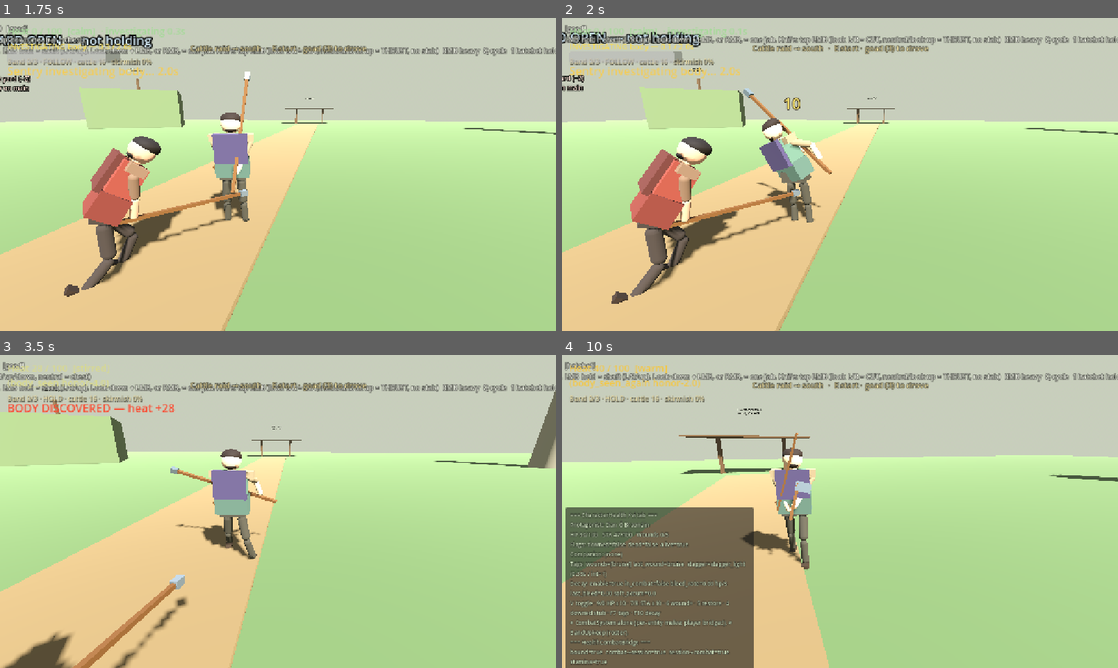
Above: before the commit, frames 1-4 (two rows, left to right).
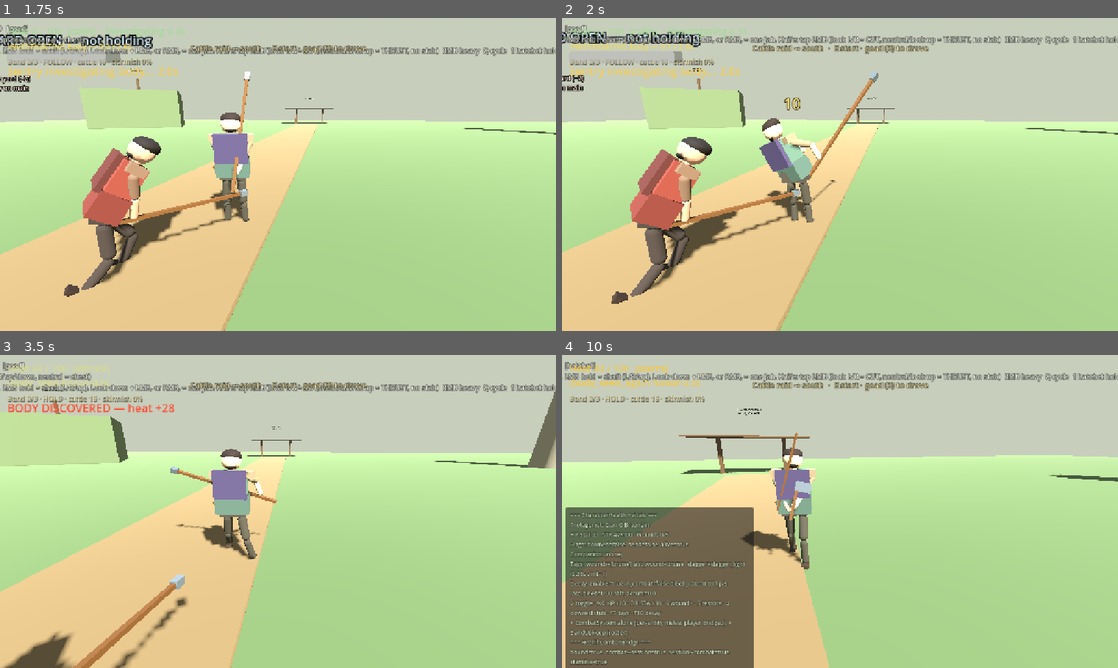
Above: after the commit, the same moments.

Repository: fortins4/devPlayground
Game: Godot game, scene res://scenes/main/main.tscn
The game is run twice, just before and just after one commit, with the same random seed, the same clock (stepped at 60 frames per second) and the same inputs.
Inputs (mouse positions are in pixels of both pictures, inside the frame that each line leads up to):
- Up to frame 1 (1.75 s): tap Enter at 0.5 s; move the mouse to (305, 174) at 0.52 s; hold Shift (sprint) 0.53-1.28 s; hold W (move_forward) from 0.53 s (still down); click (305, 174) at 0.67 s; tap Space (jump) at 0.77, 1.52 s; move the mouse to (250, 174) at 1.27 s; right-click (250, 174) at 1.35 s; tap Shift (sprint) at 1.55 s
- Up to frame 2 (2 s): keep holding W (move_forward)
- Up to frame 3 (3.5 s): keep holding W (move_forward); move the mouse to (289, 505) at 2.02 s; press the mouse at (289, 505) at 2.03 s; tap Shift (sprint) at 2.3, 3.05 s; move the mouse to (272, 517) at 2.77 s; release the mouse at (272, 517) at 2.78 s; tap H (band_toggle) at 2.85 s; click (272, 517) at 2.92 s; tap Space (jump) at 3.02 s
- Up to frame 4 (10 s): move the mouse to (878, 514) at 3.52 s; hold Ctrl (crouch) 3.53-4.28 s; tap Space (jump) at 3.77, 4.52, 6.02, 6.77, 7.52, 9.02, 9.77 s; tap Shift (sprint) at 3.8, 4.55, 5.3, 5.85, 6.8, 7.55, 8.3, 9.05 s; move the mouse to (795, 508) at 4.27 s; tap Q (cycle_weapon) at 4.35 s; move the mouse to (845, 511) at 5.02 s; hold E (interact) 5.03-5.78 s; click (845, 511) at 5.17 s; move the mouse to (817, 505) at 5.77 s; release W (move_forward) at 5.78 s; hold D (move_right) 5.78-6.53 s; move the mouse to (867, 511) at 6.52 s; hold 3 (weapon_goad) 6.53-7.28 s; hold W (move_forward) 6.53-8.78 s; move the mouse to (812, 511) at 7.27 s; tap 1 (weapon_hatchet) at 7.35 s; click (812, 511) at 7.42 s; move the mouse to (851, 505) at 8.02 s; hold 2 (weapon_knife) 8.03-8.78 s; move the mouse to (834, 517) at 8.77 s; hold A (move_left) 8.78-9.53 s; tap Delete at 8.85 s; move the mouse to (878, 514) at 9.52 s; hold W (move_forward) from 9.53 s (still down); hold Shift (sprint) from 9.53 s (still down); tap V at 9.6 s; click (878, 514) at 9.67 s

Frame 1 is identical in both runs. In frame 2, 0.6% of the frame differs, in the area x 32-57%, y 17-61%; in frame 3, less than 0.1%; in frame 4, less than 0.1%.

Commit message:
feat(combat): keep the goad flinch off the face
The short hurt recoil was carrying the shaft across the face. Aim the held flinch up to his right, and turn the blend out that way so the stick stays off the face on the way in and back. The ready pose is unchanged.

Diff:
--- a/scripts/characters/player/player_controller.gd
+++ b/scripts/characters/player/player_controller.gd
@@ -1062,10 +1062,21 @@
 	_hurt_reacting = true
 	_tool_pose_active = true
 	_arm_tween = create_tween()
-	_arm_tween.tween_method(_lerp_tool_pose.bind(start_pose, pose_hurt), 0.0, 1.0, HURT_FLINCH_IN_SEC).set_trans(Tween.TRANS_QUAD).set_ease(Tween.EASE_OUT)
+	_arm_tween.tween_method(_blend_hurt_flinch.bind(start_pose, pose_hurt, false), 0.0, 1.0, HURT_FLINCH_IN_SEC).set_trans(Tween.TRANS_QUAD).set_ease(Tween.EASE_OUT)
 	_arm_tween.tween_interval(HURT_FLINCH_HOLD_SEC)
-	_arm_tween.tween_method(_slerp_tool_pose.bind(pose_hurt, pose_idle), 0.0, 1.0, HURT_FLINCH_OUT_SEC).set_trans(Tween.TRANS_SINE).set_ease(Tween.EASE_IN_OUT)
+	_arm_tween.tween_method(_blend_hurt_flinch.bind(pose_hurt, pose_idle, true), 0.0, 1.0, HURT_FLINCH_OUT_SEC).set_trans(Tween.TRANS_SINE).set_ease(Tween.EASE_IN_OUT)
 	_arm_tween.tween_callback(_finish_hurt_flinch)
+
+
+func _blend_hurt_flinch(t: float, from_pose: Dictionary, to_pose: Dictionary, use_slerp: bool) -> void:
+	## Goad only: the short arc stays off the face. Other weapons keep the plain blend.
+	if combat and combat.current_weapon == CombatSystem.Weapon.GOAD:
+		_apply_tool_pose(ToolStrikePoses.tool_goad_flinch_blend(from_pose, to_pose, t, use_slerp))
+		return
+	if use_slerp:
+		_slerp_tool_pose(t, from_pose, to_pose)
+	else:
+		_lerp_tool_pose(t, from_pose, to_pose)
 
 
 func _finish_hurt_flinch() -> void:
--- a/systems/combat/tool_strike_poses.gd
+++ b/systems/combat/tool_strike_poses.gd
@@ -209,7 +209,8 @@
 
 
 ## Short hit flinch. Torso, head, and both arms recoil. The stick stays in
-## the right hand. Knees soften and the soles stay down. Not a knockdown.
+## the right hand and, for the goad, rises off to his right, clear of the face.
+## Knees soften and the soles stay down. Not a knockdown.
 static func tool_hurt_flinch_pose(weapon: int) -> Dictionary:
 	var pose := _deg_pose(_pack(
 		Vector3(2, -14, 4), Vector3(14, -24, 16), Vector3(10, -26, 12),
@@ -217,7 +218,7 @@
 		Vector3(58, -12, 16), Vector3(-54, 0, 0),
 		Vector3(4, 0, -2), Vector3(-8, 0, 0),
 		Vector3(5, 0, 2), Vector3(-10, 0, 0),
-		Vector3(8, -24, 48)
+		Vector3(20, 50, -30)
 	))
 	if weapon == 2:
 		pose["root_drop"] = 0.04
@@ -226,6 +227,29 @@
 		pose["weapon"] = idle_w + Vector3(deg_to_rad(-14.0), deg_to_rad(12.0), deg_to_rad(10.0))
 	else:
 		pose.erase("weapon")
+	return pose
+
+
+## Short blend into and out of the goad flinch.
+## A plain lerp swings the shaft across the face. A mid-blend turn
+## holds it out to his right. Weight is zero at both ends, so the
+## flinch pose and the ready pose stay put. Not the settle blend.
+static func tool_goad_flinch_blend(from_pose: Dictionary, to_pose: Dictionary, t: float, use_slerp: bool) -> Dictionary:
+	var pose := {}
+	for k in to_pose.keys():
+		if String(k) == "root_drop" or String(k) == "grip_slide":
+			pose[k] = lerpf(float(from_pose.get(k, 0.0)), float(to_pose[k]), t)
+			continue
+		var a: Vector3 = from_pose.get(k, Vector3.ZERO)
+		var b: Vector3 = to_pose[k]
+		if use_slerp:
+			pose[k] = Quaternion.from_euler(a).slerp(Quaternion.from_euler(b), t).get_euler()
+		else:
+			pose[k] = a.lerp(b, t)
+	var gate := sin(clampf(t, 0.0, 1.0) * PI)
+	if gate < 0.001 or not pose.has("weapon"):
+		return pose
+	pose["weapon"] = (pose["weapon"] as Vector3) + Vector3(deg_to_rad(-40.0), deg_to_rad(-60.0), deg_to_rad(-40.0)) * gate
 	return pose
 
 
--- /dev/null
+++ b/tools/capture_goad_flinch_clear_screenshots.gd
@@ -0,0 +1,181 @@
+extends SceneTree
+## One landed hit, then the ready pose. xvfb + x11/opengl3.
+## Do not run bare --headless (SubViewport stays blank).
+
+const ToolStrikePoses := preload("res://systems/combat/tool_strike_poses.gd")
+const _Loco := preload("res://scripts/characters/shared/kerne_locomotion.gd")
+
+
+func _initialize() -> void:
+	_run_capture()
+
+
+func _run_capture() -> void:
+	var out_dir := "/workspace/riocht-builds/screenshots/goad-flinch-clear"
+	DirAccess.make_dir_recursive_absolute(out_dir)
+
+	var vp := SubViewport.new()
+	vp.size = Vector2i(1280, 720)
+	vp.render_target_update_mode = SubViewport.UPDATE_ALWAYS
+	vp.transparent_bg = false
+	root.add_child(vp)
+
+	var world := Node3D.new()
+	world.name = "GoadHurtReact"
+	vp.add_child(world)
+
+	var env := WorldEnvironment.new()
+	var environment := Environment.new()
+	environment.background_mode = Environment.BG_COLOR
+	environment.background_color = Color(0.45, 0.55, 0.62)
+	environment.ambient_light_source = Environment.AMBIENT_SOURCE_COLOR
+	environment.ambient_light_color = Color(0.93, 0.93, 0.96)
+	environment.ambient_light_energy = 1.15
+	env.environment = environment
+	world.add_child(env)
+
+	var light := DirectionalLight3D.new()
+	light.light_energy = 1.35
+	light.rotation_degrees = Vector3(-48.0, 36.0, 0.0)
+	world.add_child(light)
+	var fill := DirectionalLight3D.new()
+	fill.light_energy = 0.5
+	fill.rotation_degrees = Vector3(-16.0, -100.0, 0.0)
+	world.add_child(fill)
+
+	var ground := MeshInstance3D.new()
+	var plane := PlaneMesh.new()
+	plane.size = Vector2(24, 24)
+	ground.mesh = plane
+	var gmat := StandardMaterial3D.new()
+	gmat.albedo_color = Color(0.28, 0.36, 0.24)
+	ground.material_override = gmat
+	world.add_child(ground)
+
+	var floor_body := StaticBody3D.new()
+	var floor_shape := CollisionShape3D.new()
+	var box := BoxShape3D.new()
+	box.size = Vector3(24, 0.4, 24)
+	floor_shape.shape = box
+	floor_shape.position = Vector3(0, -0.2, 0)
+	floor_body.add_child(floor_shape)
+	world.add_child(floor_body)
+
+	var player_packed := load("res://scenes/characters/player/player.tscn") as PackedScene
+	var player := player_packed.instantiate() as CharacterBody3D
+	world.add_child(player)
+	player.global_position = Vector3.ZERO
+	player.velocity = Vector3.ZERO
+	player.set_physics_process(false)
+	player.set_process(false)
+	player.process_mode = Node.PROCESS_MODE_DISABLED
+	var pcam := player.get_node_or_null("CameraPivot/Camera3D") as Camera3D
+	if pcam:
+		pcam.current = false
+
+	var cam := Camera3D.new()
+	cam.fov = 36.0
+	world.add_child(cam)
+	var eye := Vector3(1.15, 1.28, -3.35)
+	var look := Vector3(0.05, 1.15, 0.0)
+	cam.look_at_from_position(eye, look, Vector3.UP)
+	cam.current = true
+
+	var hud := CanvasLayer.new()
+	vp.add_child(hud)
+	var panel := ColorRect.new()
+	panel.color = Color(0.08, 0.09, 0.1, 0.78)
+	panel.position = Vector2(24, 16)
+	panel.size = Vector2(1180, 64)
+	hud.add_child(panel)
+	var dir_label := Label.new()
+	dir_label.position = Vector2(36, 26)
+	dir_label.add_theme_font_size_override("font_size", 26)
+	dir_label.add_theme_color_override("font_color", Color(1.0, 0.95, 0.72))
+	hud.add_child(dir_label)
+
+	for _i in 6:
+		await process_frame
+
+	var _reg := _Loco
+	var combat := player.get_node("CombatSystem") as CombatSystem
+	var loco := player.get_node("KerneLocomotion") as KerneLocomotion
+	combat.set_physics_process(false)
+	combat.set_process(false)
+	combat.process_mode = Node.PROCESS_MODE_DISABLED
+	combat.hit_stop_light = 0.0
+	combat.hit_stop_heavy = 0.0
+	combat.enable_hit_feedback = false
+	if loco and loco.joints.is_empty():
+		loco.rebuild()
+
+	player.global_position = Vector3.ZERO
+	player.velocity = Vector3.ZERO
+	player.rotation_degrees.y = 0.0
+	player._sprinting = false
+	player.pivot.rotation.x = 0.0
+	player._tool_aim_delta = Vector2.ZERO
+	player._charge_aim_delta = Vector2.ZERO
+	player._hatchet_charge_armed = false
+	if loco:
+		loco.clear_combat_additives()
+		loco.reset_to_rest()
+	combat.is_attacking = false
+	combat.attack_recovery_left = 0.0
+	combat.is_charging = false
+	combat.stamina = combat.max_stamina
+	combat.health = combat.max_health
+	combat.set_shaft_block(false)
+	combat.reset_weapon_pose()
+	combat.set_weapon(CombatSystem.Weapon.GOAD)
+	player._tool_pose_active = false
+	player._apply_tool_pose(ToolStrikePoses.tool_idle_pose(CombatSystem.Weapon.GOAD))
+	player._sync_weapon_to_hand()
+
+	var dealt := combat.apply_damage(14.0, null, true, CombatSystem.StrikeDirection.LEFT)
+	if dealt <= 0.0 or not player._hurt_reacting:
+		push_error("CAPTURE hit did not play the flinch dealt=%s hurt=%s" % [dealt, player._hurt_reacting])
+		quit(1)
+		return
+	if player._arm_tween and player._arm_tween.is_valid():
+		player._arm_tween.kill()
+	player._hurt_reacting = true
+	var flinch: Dictionary = ToolStrikePoses.tool_hurt_flinch_pose(CombatSystem.Weapon.GOAD)
+	player._apply_tool_pose(flinch)
+	if loco:
+		loco.tick(0.016, 0.0, false, false, true, Vector3.ZERO)
+		player._apply_tool_pose(flinch)
+	player._sync_weapon_to_hand()
+	var dur := float(player.HURT_FLINCH_IN_SEC) + float(player.HURT_FLINCH_HOLD_SEC) + float(player.HURT_FLINCH_OUT_SEC)
+	print("STATE flinch dealt=", dealt, " hurt=", player._hurt_reacting, " sec=", dur, " atk=", combat.is_attacking, " guard=", combat.is_shaft_blocking)
+	dir_label.text = "FLINCH  shaft clear of the face  goad in hand"
+	cam.look_at_from_position(eye, look, Vector3.UP)
+	for _i in 5:
+		await process_frame
+	_save(vp, out_dir, "flinch")
+
+	player._hurt_reacting = false
+	player._finish_hurt_flinch()
+	var idle: Dictionary = ToolStrikePoses.tool_idle_pose(CombatSystem.Weapon.GOAD)
+	if loco:
+		loco.tick(0.016, 0.0, false, false, false, Vector3.ZERO)
+		player._apply_tool_pose(idle)
+		player._tool_pose_active = false
+	player._sync_weapon_to_hand()
+	print("STATE ready hurt=", player._hurt_reacting, " guard=", combat.is_shaft_blocking, " atk=", combat.is_attacking)
+	dir_label.text = "BACK IN THE READY POSE"
+	# Three-quarter so the idle shaft is not hidden behind the skull.
+	cam.look_at_from_position(Vector3(2.15, 1.35, -2.4), look, Vector3.UP)
+	for _i in 5:
+		await process_frame
+	_save(vp, out_dir, "ready")
+
+	print("CAPTURE_DONE dir=", out_dir)
+	quit(0)
+
+
+func _save(vp: SubViewport, out_dir: String, file_name: String) -> void:
+	var img: Image = vp.get_texture().get_image()
+	var path := "%s/%s.png" % [out_dir, file_name]
+	var err := img.save_png(path)
+	print("WROTE ", path, " err=", err, " bytes=", FileAccess.get_file_as_bytes(path).size())
